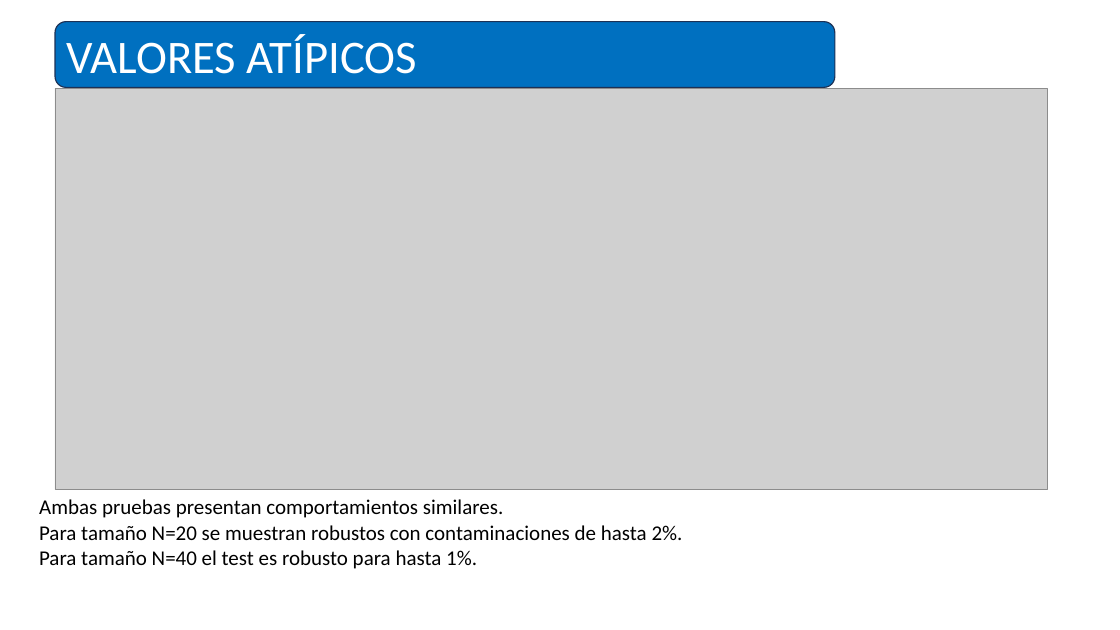
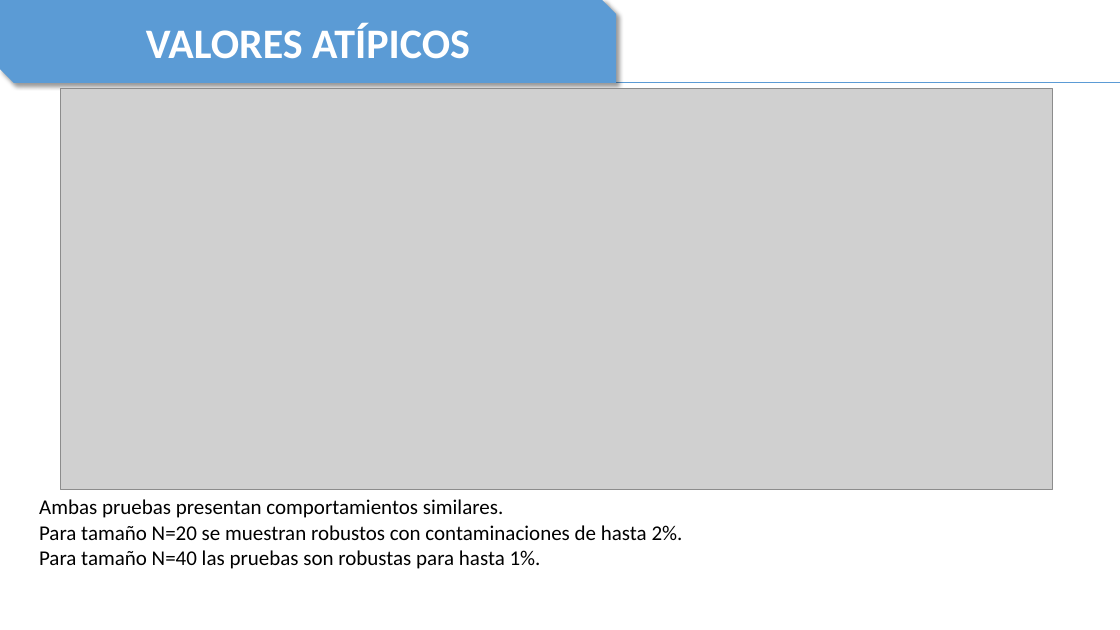
Before and after one commit to TheNaranjero/sae-2026, a slide deck: slide 15 of Presentation1.pptx (slide 11 before the commit). Drawn at 1120x630 pixels with LibreOffice and Linux fonts; fonts in the diff are those of the drawing; grey boxes stand for pictures. Boxes give left, top, right and bottom in pixels: in the first picture for what was removed or moved away, otherwise in the second. Text is boxed around its words. In the diff, an @@ line names an element or a change of style, - is before the commit and + after.

```diff
--- a/Presentation1.pptx
+++ b/Presentation1.pptx
@@ snip diag rect "VALORES ATÍPICOS": place and size @@
-snip diag rect "VALORES ATÍPICOS" at [55,22,834,87]
+snip diag rect "VALORES ATÍPICOS" at [0,0,616,83]
@@ snip diag rect "VALORES ATÍPICOS" at [0,0,616,83]: size 40 to 36 pt, bold on; alignment left to centre; rounded rectangle to snip diag rect; fill #0070C0 to #5B9BD5; outline #1E3256 1 pt to none; shadow on @@
@@ line added from (19, 82) to (1120, 82), #5B9BD5 0.5 pt @@
@@ picture: place and size @@
-picture at [55,88,1047,490]
+picture at [60,88,1053,490]
@@ text at [39,550,541,569]: text changed @@
-Para tamaño N=40 el test es robusto para hasta 1%.
+Para tamaño N=40 las pruebas son robustas para hasta 1%.
```
Also in this commit, not shown: 7 other slides changed, 9 slides added, 4 slides removed, 9 other files.
